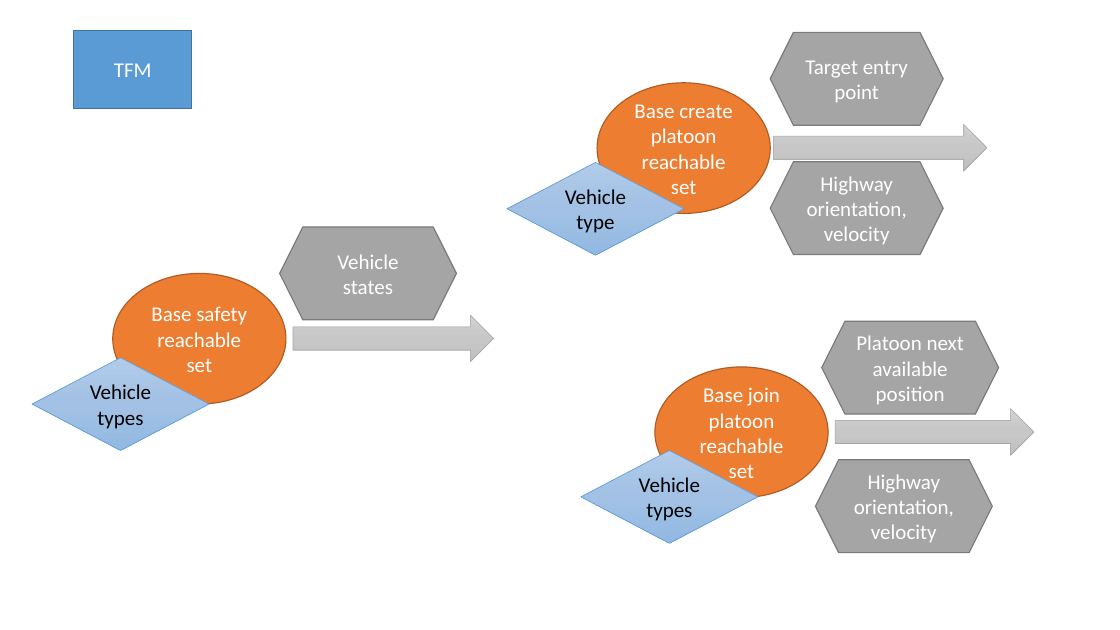
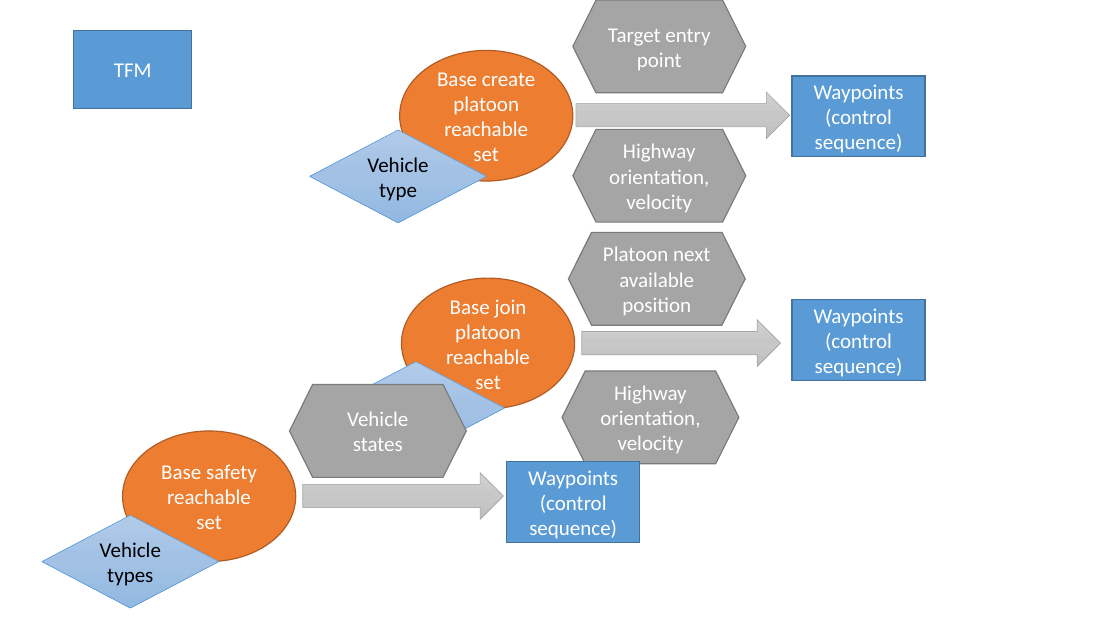
Before and after one commit to HJReachability/UTM, a slide deck: slide 2 of docs/Airspace Structure.pptx. Drawn at 1120x630 pixels with LibreOffice and Linux fonts; fonts in the diff are those of the drawing. Boxes give left, top, right and bottom in pixels: in the first picture for what was removed or moved away, otherwise in the second. Text is boxed around its words. In the diff, an @@ line names an element or a change of style, - is before the commit and + after.

```diff
--- a/docs/Airspace Structure.pptx
+++ b/docs/Airspace Structure.pptx
@@ 2 hexagons, 1 ellipse: place and size @@
-2 hexagons, 1 ellipse at [597,33,944,255]
+2 hexagons, 1 ellipse at [400,0,746,222]
@@ rectangle added at [792,76,925,156], fill #5B9BD5, outline #43739E 1 pt, 18 pt, text #FFFFFF @@
+Waypoints
+(control sequence)
@@ right arrow: place and size @@
-right arrow at [774,124,987,171]
+right arrow at [576,92,790,139]
@@ diamond "Vehicle type": place and size @@
-diamond "Vehicle type" at [507,162,684,255]
+diamond "Vehicle type" at [310,130,486,223]
@@ 2 hexagons, 1 ellipse, 1 diamond, 1 right arrow: place and size @@
-2 hexagons, 1 ellipse, 1 diamond, 1 right arrow at [581,321,1034,552]
+2 hexagons, 1 ellipse, 1 diamond, 1 right arrow at [328,233,781,464]
@@ rectangle added at [792,300,925,381], fill #5B9BD5, outline #43739E 1 pt, 18 pt, text #FFFFFF @@
+Waypoints
+(control sequence)
@@ 1 ellipse, 1 hexagon, 1 right arrow: place and size @@
-1 ellipse, 1 hexagon, 1 right arrow at [113,227,494,404]
+1 ellipse, 1 hexagon, 1 right arrow at [123,385,504,562]
@@ rectangle added at [507,462,639,543], fill #5B9BD5, outline #43739E 1 pt, 18 pt, text #FFFFFF @@
+Waypoints
+(control sequence)
@@ diamond "Vehicle types": place and size @@
-diamond "Vehicle types" at [32,358,208,450]
+diamond "Vehicle types" at [42,515,218,607]
```
Also in this commit, not shown: 1 other slide changed, 7 other files.
